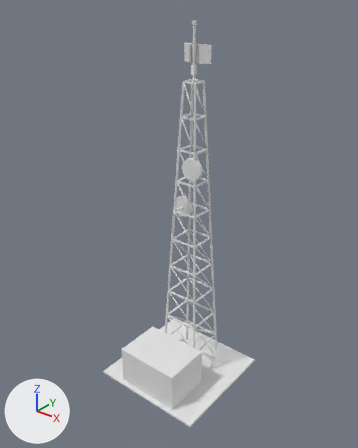
The glTF model assets/models/comm_tower.glb as it was, and as the next commit left it.
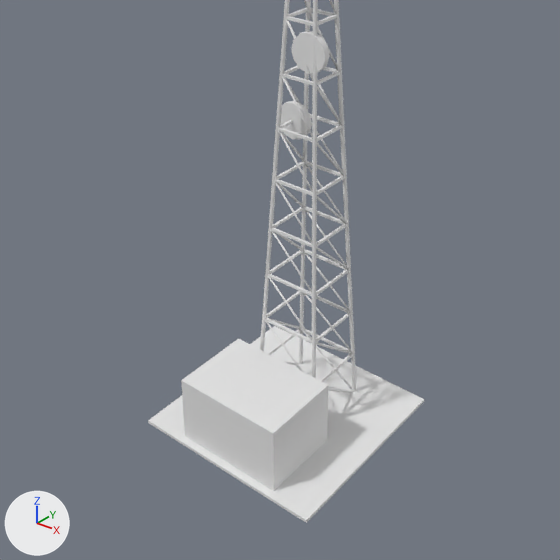
Old and new are each drawn whole from a camera (50 mm lens) standing at (8.7, -10.94, 12.51) and looking at (-0.02, -0.04, 5.75) and again close up on the part from 6% to 92% of the width and 31% to 100% of the height. The lights are fixed; the arrows at lower left show +X, +Y and +Z. The older version's two pictures come first. Where no turn or scale is listed for an object, it has been applied to the vertices. Vertices at exactly the same position are counted once.

Names of what the first close-up shows: 'Comm_tower'.
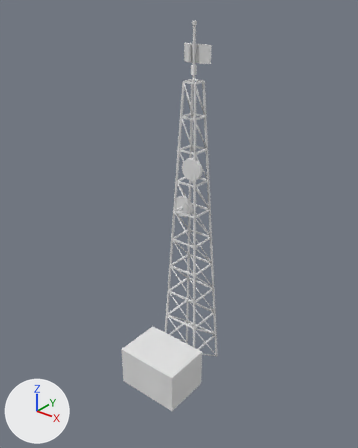
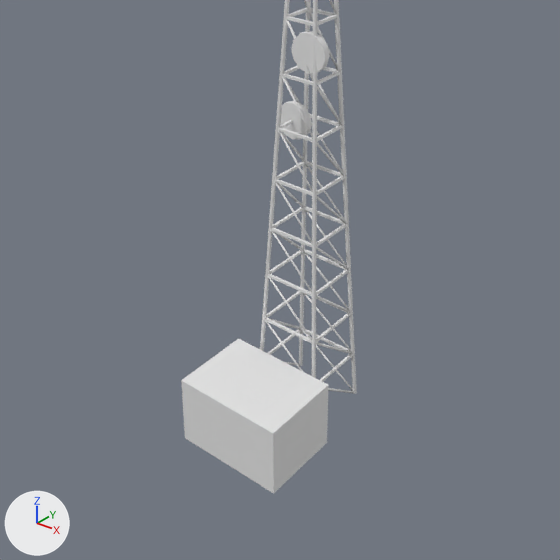
The change in detail:
me_comm_tower is used by ob_comm_tower; location (0.0, 0.0, 0.0).
me_comm_tower had 840 vertices, 1344 faces and spanned x -1.95..1.95, y -1.95..1.95, z -0.02..11.6.
me_comm_tower now has 832 vertices, 1332 faces and spans x -1.1..1.1, y -1.8..1.35, z -0.02..11.6.
me_comm_tower part 1: the loose piece of 8 vertices spanning x -1.95..1.95, y -1.95..1.95, z 0.0..0.06 is deleted.

Where the change shows, as pixel boxes (x1, y1, x2, y2) in the close-ups (560 x 560 px):
'Comm_tower', reshaped: before (148, 0, 424, 523); after (181, 0, 357, 494)
part 1 of me_comm_tower, deleted: before (148, 326, 424, 523)
